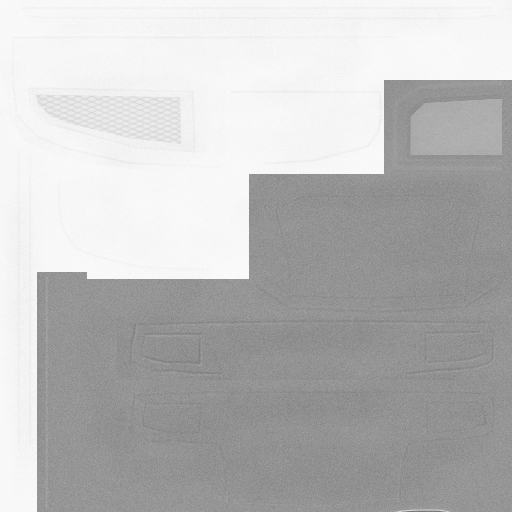
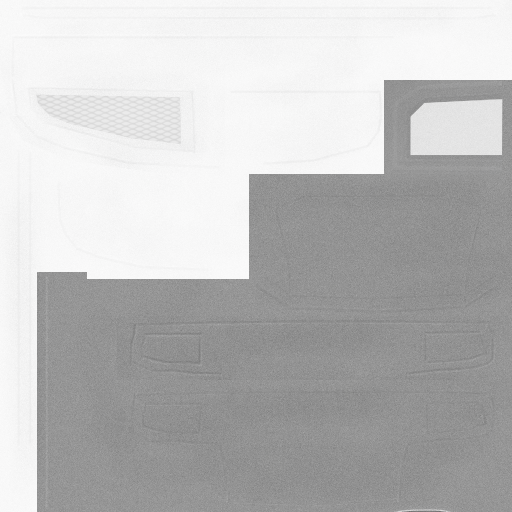
Layers edited between the first and the second w=512, h=512 image:
painted on "Bumper.png" over [410, 99, 503, 156]
